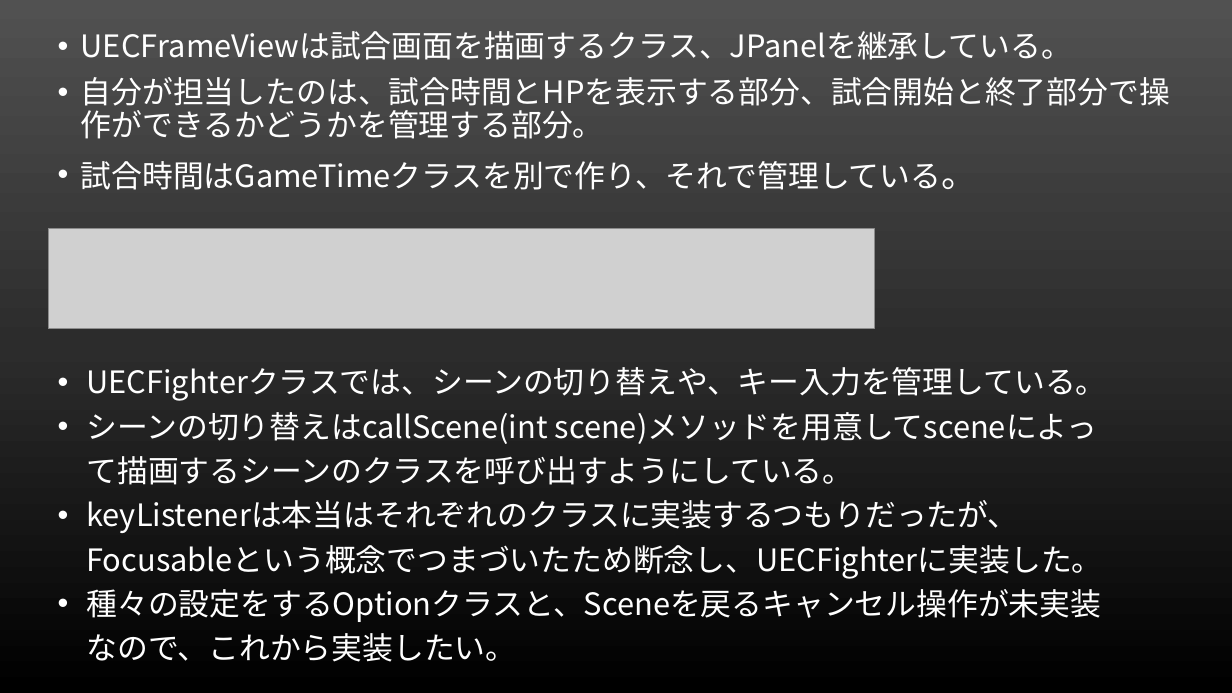
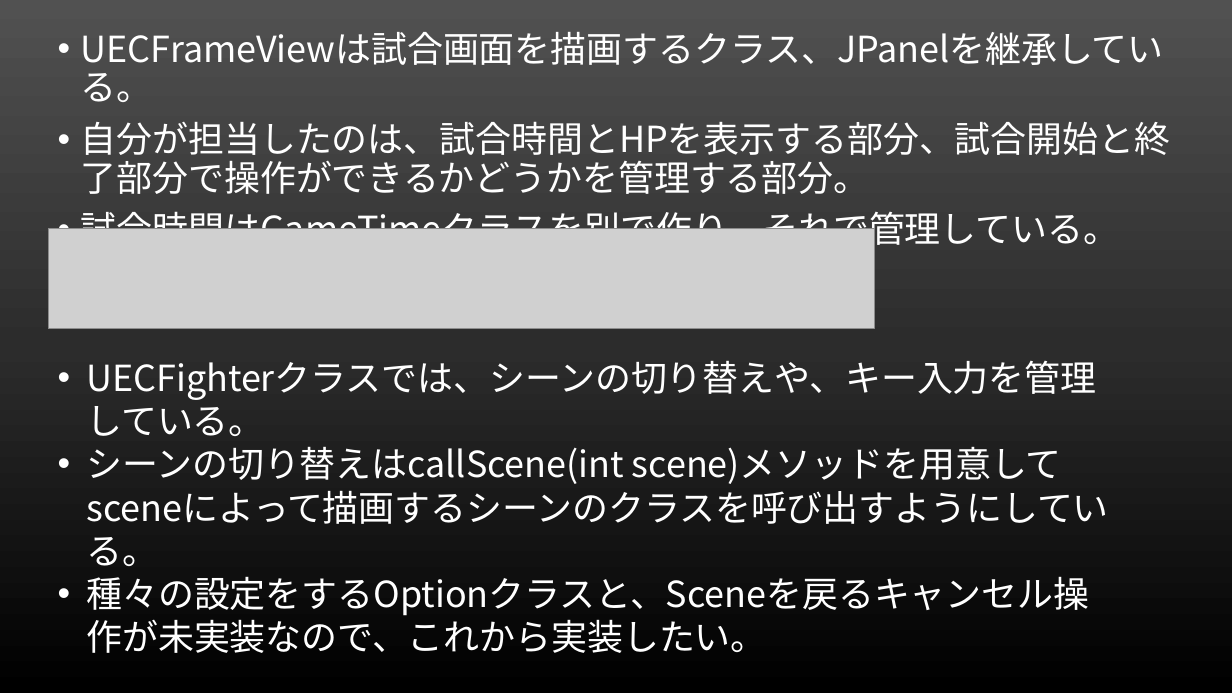
Before and after one commit to MinoriMn/OriginGameForMedia, a slide deck: slide 8 of media_16.pptx. Drawn at 1232x693 pixels with LibreOffice and Linux fonts; fonts in the diff are those of the drawing; grey boxes stand for pictures. Boxes give left, top, right and bottom in pixels: in the first picture for what was removed or moved away, otherwise in the second. Text is boxed around its words. In the diff, an @@ line names an element or a change of style, - is before the commit and + after.

Commit message:
1/25 kiu

```diff
--- a/media_16.pptx
+++ b/media_16.pptx
@@ text "UECFrameViewは試合画面を描画するクラス、JPanelを継承している。" at (81,32,1170,252): size 24 to 28 pt @@
@@ text "UECFighterクラスでは、シーンの切り替えや、キー入力を管理している。" at (86,361,1096,653): size 24 to 28 pt; line spacing 1.2 to 1 @@
@@ text at (86,500,1102,579): paragraph removed @@
-• keyListenerは本当はそれぞれのクラスに実装するつもりだったが、Focusableという概念でつまづいたため断念し、UECFighterに実装した。
```
